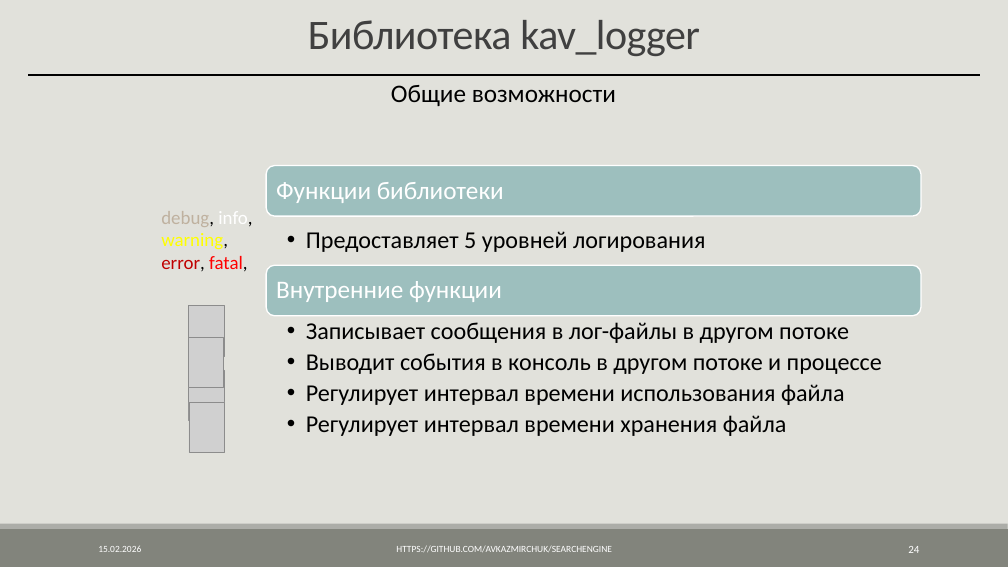
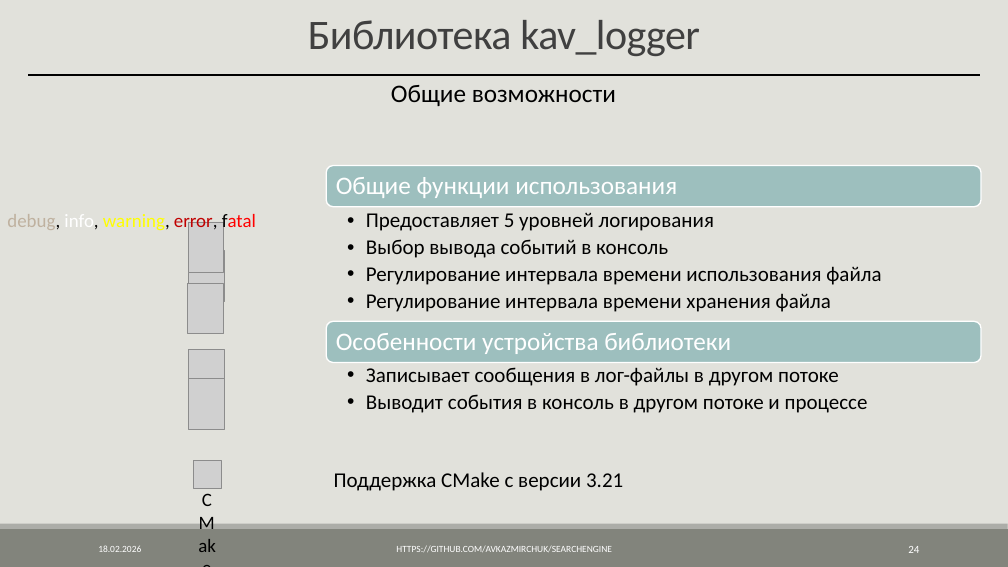
Before and after one commit to AVKazmirchuk/SearchEngine, a slide deck: slide 24 of presentation/защита.pptx. Drawn at 1008x567 pixels with LibreOffice and Linux fonts; fonts in the diff are those of the drawing; grey boxes stand for pictures. Boxes give left, top, right and bottom in pixels: in the first picture for what was removed or moved away, otherwise in the second. Text is boxed around its words. In the diff, an @@ line names an element or a change of style, - is before the commit and + after.

```diff
--- a/presentation/защита.pptx
+++ b/presentation/защита.pptx
@@ rounded rectangle: place and size @@
-rounded rectangle at (266,166,921,216)
+rounded rectangle at (327,166,982,206)
@@ text at (336,177,677,198): text changed @@
-Функции библиотеки
+Общие функции использования
@@ text at (7,214,256,233): text changed @@
-debug, info,
-warning,
-error, fatal,
+debug, info, warning, error, fatal
@@ picture: place and size @@
-picture at (188,337,224,388)
+picture at (188,222,224,273)
@@ text removed at (306,231,705,252) @@
-  •• Предоставляет 5 уровней логирования
@@ text added at (366,212,881,312), 20 pt, text #000000 @@
+  •• Предоставляет 5 уровней логирования
+  •• Выбор вывода событий в консоль
+  •• Регулирование интервала времени использования файла
+  •• Регулирование интервала времени хранения файла
@@ picture: place and size @@
-picture at (189,370,225,420)
+picture at (189,251,225,302)
@@ picture: place and size @@
-picture at (189,402,225,453)
+picture at (188,284,223,334)
@@ text removed at (276,281,502,302) @@
-Внутренние функции
@@ rounded rectangle: place and size @@
-rounded rectangle at (266,265,921,316)
+rounded rectangle at (327,321,982,362)
@@ picture: place and size @@
-picture at (189,306,225,357)
+picture at (189,349,225,400)
@@ text added at (336,333,731,354), 24 pt, text #FFFFFF @@
+Особенности устройства библиотеки
@@ picture added at (189,379,225,430) @@
@@ text at (306,384,845,436): paragraphs removed @@
-  •• Регулирует интервал времени использования файла
-  •• Регулирует интервал времени хранения файла
@@ text "Записывает сообщения в лог-файлы в ...": place and size @@
-text "Записывает сообщения в лог-файлы в ..." at (306,322,882,436)
+text "Записывает сообщения в лог-файлы в ..." at (366,367,868,413)
@@ text "Записывает сообщения в лог-файлы в ..." at (366,367,868,413): size 23 to 20 pt @@
@@ picture added at (193,461,221,488) @@
@@ text added at (334,472,623,491), 20 pt, text #000000 @@
+Поддержка CMake с версии 3.21
@@ text added at (190,484,224,499), 18 pt, text #000000 @@
+CMake
```
Also in this commit, not shown: 28 other slides changed.
